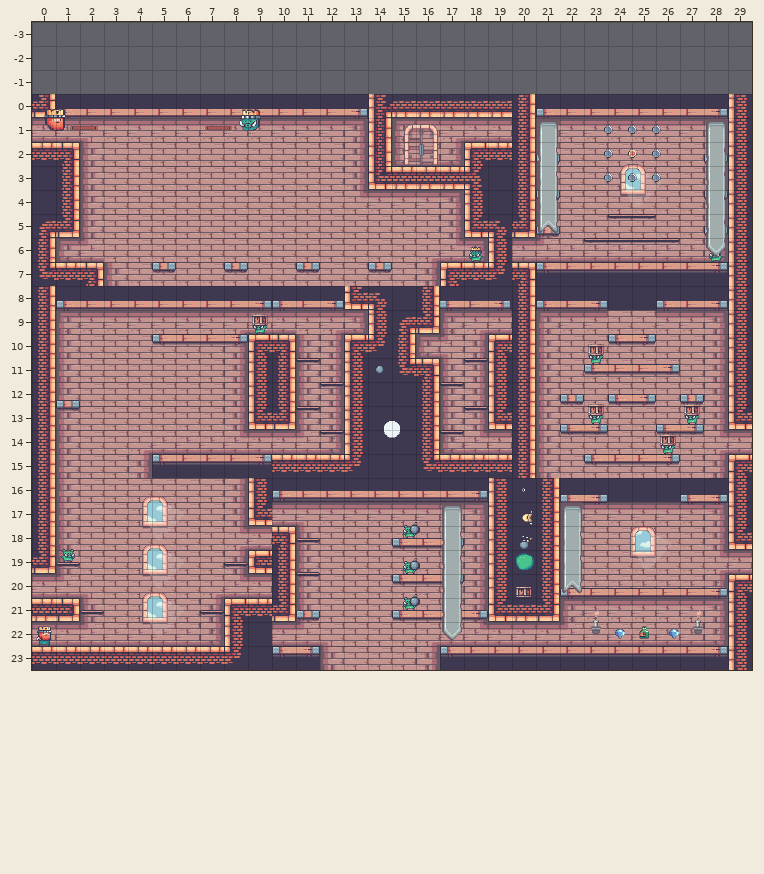
Level history. Tiled map: world/maps/level_3.tmx. Above, as it was before the edit.
Cells are 32x32 px. Shown: x 0..29, y -3..23.
New version:
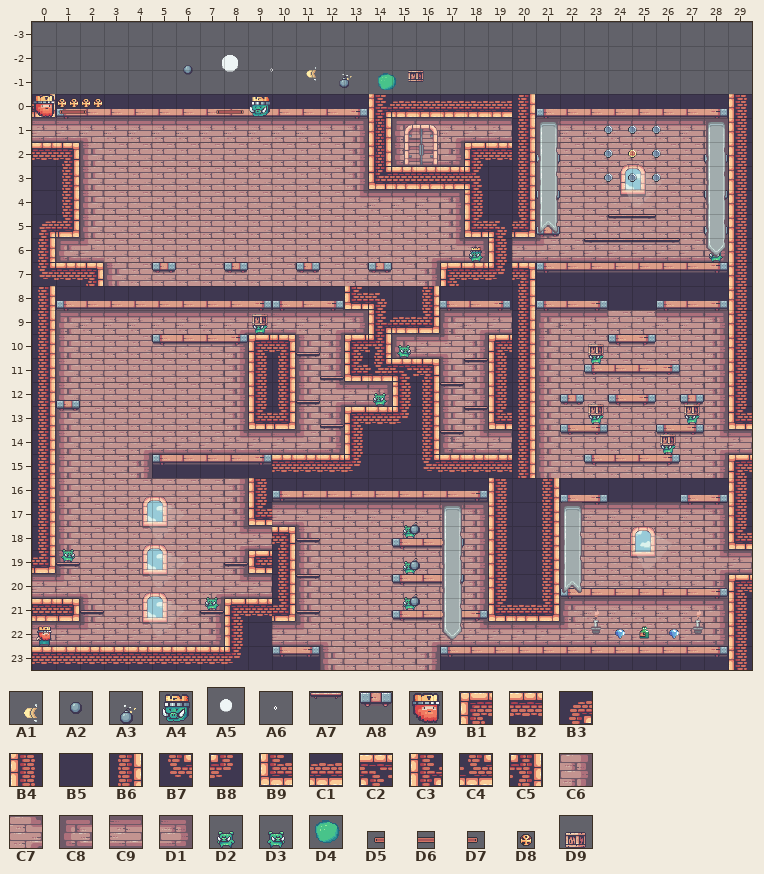
Key: from "character_cannonsnpigs": A1 5 "muzzle_flash", A2 8 "cannonball"; from "character_pigbomb": A3 26 "bomb_on"; from "character_pigking": A4 32; from "common_items_bomb": A5 5 "boom"; from "gfx_bubbles": A6 0 "bubble_blow"; from "gfx_castle_decorations": A7 4, A8 12; from "gfx_king": A9 26; from "gfx_levels_castle_tiles": B1 0, B2 1, B3 4, B4 12, B5 13, B6 14, B7 16, B8 17, B9 24, C1 25, C2 29, C3 30, C4 40, C5 43, C6 62, C7 67, C8 84, C9 85, D1 86; from "gfx_pig": D2 0 "sleeping", D3 0 flipped left-right "sleeping", D4 24 "poof"; from "hud_ui": D5 61, D6 62, D7 63, D8 77; from "pig_crate": D9 34 "crate".
__ is an empty cell.
Objects are placed by their top-left corner, in cells (3,4 is the top-left corner of cell 3,4); size is 1x1 cell unless given.
The author wrote: slightly different HUD
What changed:
Layer "lvl_3_bg":
Tile B4 gives way to tile B1 in row 13 at x 13.
Tile B5 gives way to tile B2 in row 13 at x 14.
Tile B5 gives way to tile B4 in row 12 at x 15.
Tile B5 gives way to tile B8 in row 13 at x 15.
Tile B4 gives way to tile B9 in row 11 at x 13.
Tile B3 gives way to tile C1 in row 9 at x 15.
Tile B7 gives way to tile C2 in row 11 at x 15.
Tile B4 gives way to tile C3 in row 9 at x 14.
Tile B5 gives way to tile C4 in row 11 at x 14.
Tile B8 gives way to tile C5 in row 10 at x 14.
Tile C6 gives way to tile C7 in row 12 at x 12.
Tile B6 gives way to tile C8 in row 10 at x 15.
Tile B4 gives way to tile C9 in row 12 at x 13.
Tile C8 gives way to tile C9 in row 10 at x 16.
Tile B5 gives way to tile D1 in row 12 at x 14.
Layer "lvl_3_mood":
Object A7 at 11,11 becomes A7 at 11,10.8.
Object A7 at 12,12 becomes A7 at 12,11.8.
Object A7 at 11,13 becomes A7 at 11,12.8.
Object A7 at 12,14 becomes A7 at 12,13.8.
A new object: A7 at 11,21.5.
Object A8 at 11,21.5 is removed.
Layer "lvl_3_obj":
Object A6 "bubble_proto" at 20,16 becomes A6 "bubble_proto" at 9.5,-1.5.
Object D9 "crate_proto" at 20,20 becomes D9 "crate_proto" at 15.5,-1.5.
Object A1 "cannonmuzzle_proto" at 20,17 becomes A1 "cannonmuzzle_proto" at 11,-1.5.
Object A2 "cannonball_proto" at 14,11 becomes A2 "cannonball_proto" at 6,-1.5.
Object A3 "bomb_proto" at 20,18 becomes A3 "bomb_proto" at 12.5,-1.2.
Object D4 "pigpoof_proto" at 20,19 becomes D4 "pigpoof_proto" at 14.2,-1.
Object A5 "boom_proto" at 14,13 size 2x2 becomes A5 "boom_proto" at 7.2,-2.2 size 2x2.
A new object: D3 "Mr Cannoneer" at 15,10.
A new object: D2 "Mr Cannoneer" at 14,12.
A new object: D2 "pig_normal" at 7,20.5.
Layer "lvl_3_hud":
A new object: A9 "hud_hero" at 0,0.
A new object: A4 "hud_boss" at 9,0.
A new object: D8 "hud_l1" at 1,0.1 size 0.5x0.5.
A new object: D8 "hud_l2" at 1.5,0.1 size 0.5x0.5.
A new object: D8 "hud_l3" at 2,0.1 size 0.5x0.5.
A new object: D8 "hud_l4" at 2.5,0.1 size 0.5x0.5.
A new object: D5 at 1,0.5 size 0.5x0.5.
A new object: D6 at 1.5,0.5 size 0.5x0.5.
A new object: D7 at 2,0.5 size 0.5x0.5.
A new object: D5 "hud_boss_health_p1" at 7.5,0.5 size 0.5x0.5.
A new object: D6 "hud_boss_health_p2" at 8,0.5 size 0.5x0.5.
A new object: D7 "hud_boss_health_p3" at 8.5,0.5 size 0.5x0.5.
Object A9 "hud_hero" at 0.5,0.6 is removed.
Object A4 "hud_boss" at 8.6,0.6 is removed.
Object D5 at 1.4,1.2 size 0.5x0.5 is removed.
Object D6 at 1.9,1.2 size 0.5x0.5 is removed.
Object D7 at 2.4,1.2 size 0.5x0.5 is removed.
Object D5 "hud_boss_health" at 7,1.2 size 0.5x0.5 is removed.
Object D6 "hud_boss_health" at 7.5,1.2 size 0.5x0.5 is removed.
Object D7 "hud_boss_health" at 8,1.2 size 0.5x0.5 is removed.
